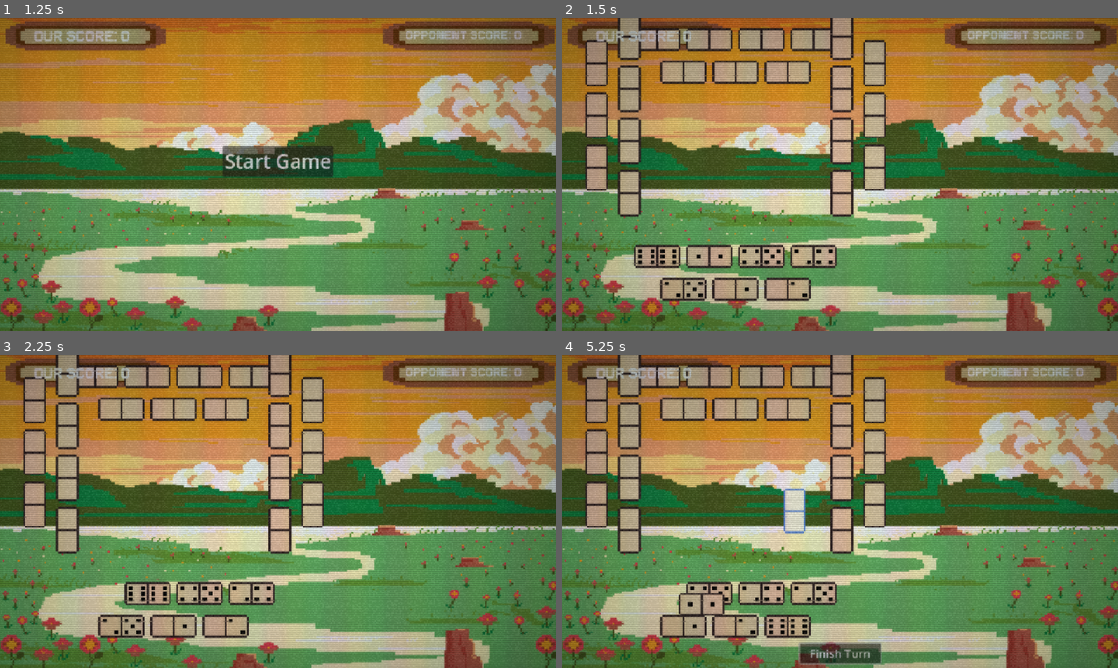
Above: before the commit, frames 1-4 (two rows, left to right).
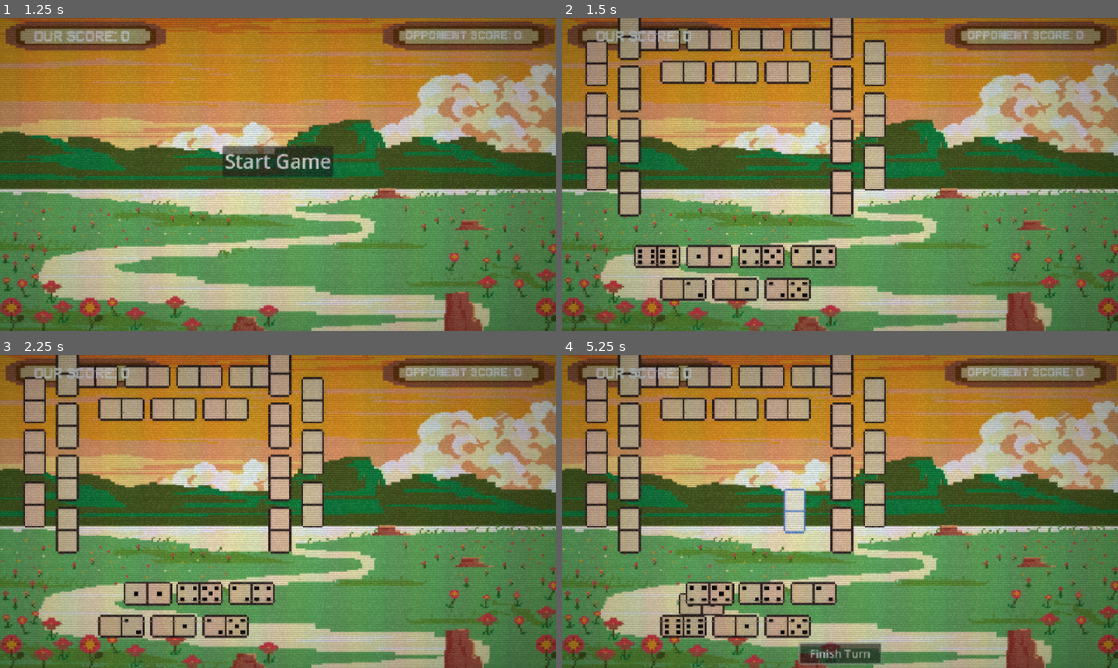
Above: after the commit, the same moments.

Repository: justin23bohrer/42
Game: Godot game, scene res://scenes/main.tscn
Same seed, same stepped clock (60 frames per second), same inputs: the game is played once before the commit and once after it.
Inputs (mouse positions are in pixels of both pictures, inside the frame that each line leads up to):
- Up to frame 1 (1.25 s): click "Start Game" at 0.5 s
- Up to frame 2 (1.5 s): click "Start Game" at 1.25 s
- Up to frame 3 (2.25 s): drag from (94, 592) to (250, 592) at 2.02 s
- Up to frame 4 (5.25 s): click "Finish Turn" at 2.75 s; click "Finish Turn" at 3.5 s; click "Finish Turn" at 4.25 s; tap Enter at 5 s; drag from (656, 592) to (789, 627) at 5.02 s

Frame 1 is identical in both runs. In frame 2, 0.1% of the frame differs, in the area x 18-45%, y 84-90%; in frame 3, 0.5%; in frame 4, 0.6%, in the area x 18-49%, y 72-90%.

Commit message:
visuals for scoring

Diff:
--- a/scenes/42_game.tscn
+++ b/scenes/42_game.tscn
@@ -147,7 +147,7 @@
 
 [node name="dominoSlot" parent="." instance=ExtResource("2_cy4qi")]
 visible = false
-position = Vector2(526, 263)
+position = Vector2(740, 360)
 rotation = 1.5708
 script = ExtResource("3_kpsxb")
 
@@ -219,5 +219,20 @@
 theme_override_font_sizes/font_size = 45
 text = "Start Game"
 
+[node name="runThroughDoms" type="Timer" parent="."]
+wait_time = 0.5
+
+[node name="plusOne" type="Label" parent="."]
+visible = false
+offset_left = 804.0
+offset_top = 339.0
+offset_right = 844.0
+offset_bottom = 362.0
+scale = Vector2(2, 2)
+theme_override_colors/font_color = Color(1, 1, 1, 1)
+theme_override_fonts/font = ExtResource("9_gaopx")
+theme_override_font_sizes/font_size = 31
+text = "+1"
+
 [connection signal="pressed" from="subDom" to="gameManager" method="_on_sub_dom_pressed"]
 [connection signal="pressed" from="startGame" to="gameManager" method="_on_start_game_pressed"]
--- a/scenes/domino.tscn
+++ b/scenes/domino.tscn
@@ -1,7 +1,8 @@
-[gd_scene load_steps=4 format=3 uid="uid://c8kjicutsl3ql"]
+[gd_scene load_steps=5 format=3 uid="uid://c8kjicutsl3ql"]
 
 [ext_resource type="Script" path="res://scripts/domino.gd" id="1_7bbmw"]
 [ext_resource type="Texture2D" uid="uid://b37gpd3xe8ige" path="res://assets/dominos/blanks.png" id="1_45hy6"]
+[ext_resource type="FontFile" uid="uid://cxxfk50w5chw3" path="res://assets/font/Pixeboy-z8XGD.ttf" id="3_ngiuv"]
 
 [sub_resource type="RectangleShape2D" id="RectangleShape2D_uwevp"]
 size = Vector2(103, 49)
@@ -9,12 +10,36 @@
 [node name="domino" type="Node2D"]
 script = ExtResource("1_7bbmw")
 
-[node name="Sprite2D" type="Sprite2D" parent="."]
+[node name="normalDom" type="Sprite2D" parent="."]
 position = Vector2(3.8147e-06, -3.8147e-06)
 scale = Vector2(4.63, 4.375)
 texture = ExtResource("1_45hy6")
 region_enabled = true
 region_rect = Rect2(0, 0, 25.3107, 16)
+
+[node name="doneDom" type="Sprite2D" parent="."]
+visible = false
+position = Vector2(3.8147e-06, -3.8147e-06)
+scale = Vector2(6, 5.67)
+texture = ExtResource("1_45hy6")
+region_enabled = true
+region_rect = Rect2(0, 0, 25.3107, 16)
+
+[node name="winningDom" type="Sprite2D" parent="."]
+visible = false
+position = Vector2(3.8147e-06, -3.8147e-06)
+scale = Vector2(6, 5.67)
+texture = ExtResource("1_45hy6")
+region_enabled = true
+region_rect = Rect2(161, 2, 23, 12)
+
+[node name="redDom" type="Sprite2D" parent="."]
+visible = false
+position = Vector2(3.8147e-06, -3.8147e-06)
+scale = Vector2(6, 5.67)
+texture = ExtResource("1_45hy6")
+region_enabled = true
+region_rect = Rect2(224.621, 1.60787, 23.6608, 12.6499)
 
 [node name="Area2D" type="Area2D" parent="."]
 
@@ -33,5 +58,34 @@
 offset_right = 48.0
 offset_bottom = 22.0
 
+[node name="Timer" type="Timer" parent="."]
+wait_time = 0.326
+
+[node name="five" type="Label" parent="."]
+visible = false
+offset_left = -125.0
+offset_top = 37.0
+offset_right = -85.0
+offset_bottom = 60.0
+rotation = 4.71239
+scale = Vector2(2, 2)
+theme_override_colors/font_color = Color(1, 0, 0, 1)
+theme_override_fonts/font = ExtResource("3_ngiuv")
+theme_override_font_sizes/font_size = 31
+text = "+5"
+
+[node name="ten" type="Label" parent="."]
+visible = false
+offset_left = -127.0
+offset_top = 46.0
+offset_right = -83.0
+offset_bottom = 69.0
+rotation = 4.71239
+scale = Vector2(2, 2)
+theme_override_colors/font_color = Color(1, 0, 0, 1)
+theme_override_fonts/font = ExtResource("3_ngiuv")
+theme_override_font_sizes/font_size = 31
+text = "+10"
+
 [connection signal="mouse_entered" from="Area2D" to="." method="_on_area_2d_mouse_entered"]
 [connection signal="mouse_exited" from="Area2D" to="." method="_on_area_2d_mouse_exited"]
--- a/scripts/domino.gd
+++ b/scripts/domino.gd
@@ -5,6 +5,7 @@
 
 var is_locked = false
 var starting_position
+var in_slot = false
 
 var left_value: int = 0
 var right_value: int = 0
@@ -60,5 +61,32 @@
 func _on_area_2d_mouse_exited() -> void:
 	emit_signal("hovered_off", self)
 
-func multiple_of_five_animation():
-	pass
+func multiple_of_five_animation(num):
+	$normalDom.visible = false
+	$redDom.visible = true
+	if num == 5:
+		$five.visible = true
+	if num == 10:
+		$ten.visible = true
+	$Timer.start()
+	await $Timer.timeout
+	$normalDom.visible = true
+	$redDom.visible = false
+	$five.visible = false
+	$ten.visible = false
+
+func done_dom_animation():
+	$normalDom.visible = false
+	$doneDom.visible = true
+	$Timer.start()
+	await $Timer.timeout
+	$normalDom.visible = true
+	$doneDom.visible = false
+
+func winning_dom_animation():
+	$normalDom.visible = false
+	$winningDom.visible = true
+	$Timer.start()
+	await $Timer.timeout
+	$normalDom.visible = true
+	$winningDom.visible = false
--- a/scripts/domino_manager.gd
+++ b/scripts/domino_manager.gd
@@ -40,30 +40,55 @@
 				finish_drag()
 
 func start_drag(domino):
-	if domino.is_locked:
-		return
+	# If domino is in slot, unlock and clear it from slot
+	if domino.in_slot:
+		var slot = get_node("../dominoSlot")
+		slot.domino_in_slot = false
+		slot.domino = null
+		slot.get_node("Area2D/CollisionShape2D").disabled = false
+		domino.in_slot = false
+		domino.is_locked = false
+
 	domino_being_dragged = domino
 	domino.scale = Vector2(1, 1)
 	domino.z_index = Z_INDEX_DRAGGED
 
+	highlight_domino(domino, false)
+	is_hovering_on_domino = false
+
 
 func finish_drag():
-	if domino_being_dragged:
-		domino_being_dragged.scale = Vector2(1.05, 1.05)
-		var domino_slot_found = raycast_check_for_domino_slot()
+	if not domino_being_dragged:
+		return
 
-		if domino_slot_found and not domino_slot_found.domino_in_slot:
-			player_hand_reference.remove_domino_from_hand(domino_being_dragged)
-			domino_being_dragged.position = domino_slot_found.position
-			domino_slot_found.get_node("Area2D/CollisionShape2D").disabled = true
-			domino_slot_found.domino_in_slot = true
-			domino_slot_found.domino = domino_being_dragged
-			domino_being_dragged.is_locked = true
-		else:
-			# Domino dropped back in hand
-			player_hand_reference.add_domino_to_hand(domino_being_dragged)
+	domino_being_dragged.scale = Vector2(1.05, 1.05)
+	var domino_slot_found = raycast_check_for_domino_slot()
 
-		domino_being_dragged = null
+	if domino_slot_found and not domino_slot_found.domino_in_slot:
+		# Dropping domino into empty slot
+		player_hand_reference.remove_domino_from_hand(domino_being_dragged)
+		domino_being_dragged.position = domino_slot_found.position
+		domino_slot_found.get_node("Area2D/CollisionShape2D").disabled = true
+		domino_slot_found.domino_in_slot = true
+		domino_slot_found.domino = domino_being_dragged
+		domino_being_dragged.is_locked = true
+		domino_being_dragged.in_slot = true
+	else:
+		# Dropping domino back into hand
+		if domino_being_dragged.in_slot:
+			# Clear the slot it was in
+			var slot = get_node("../dominoSlot")
+			slot.domino_in_slot = false
+			slot.domino = null
+			slot.get_node("Area2D/CollisionShape2D").disabled = false
+
+		domino_being_dragged.is_locked = false
+		domino_being_dragged.in_slot = false
+		player_hand_reference.add_domino_to_hand(domino_being_dragged)
+		player_hand_reference.update_hand_position()  # rearrange hand visually
+
+	domino_being_dragged.z_index = Z_INDEX_NORMAL
+	domino_being_dragged = null
 
 func connect_domino_signals(domino):
 	domino.connect("hovered", on_hovered_over_domino)
@@ -100,7 +125,8 @@
 	var result = space_state.intersect_point(parameters)
 	if result.size() > 0:
 		var top_domino = get_domino_with_highest_z_index(result)
-		if top_domino and not top_domino.is_locked:
+		# Allow dragging locked dominos if they are in the slot
+		if top_domino and (not top_domino.is_locked or top_domino.in_slot):
 			return top_domino
 	return null
 
--- a/scripts/game_manager.gd
+++ b/scripts/game_manager.gd
@@ -246,6 +246,29 @@
 		_: return Vector2(0, 0)  # fallback
 
 func animate_dominos_to_winner() -> void:
+	for dom in dominosInMiddle:
+		if dom == get_winning_domino():
+			dom.winning_dom_animation()
+	$"../runThroughDoms".start()
+	await $"../runThroughDoms".timeout
+	for dom in dominosInMiddle:
+		dom.done_dom_animation()
+		$"../plusOne".visible = true
+	$"../runThroughDoms".start()
+	await $"../runThroughDoms".timeout
+	$"../plusOne".visible = false
+	for dom in dominosInMiddle:
+		var sum = dom.left_value + dom.right_value
+		$"../runThroughDoms".start()
+		await $"../runThroughDoms".timeout
+		# Only the winning domino gets the multiple_of_five_animation if divisible by 5
+		if sum % 5 == 0 and sum != 0:
+			dom.multiple_of_five_animation(sum)
+
+
+	$"../Timer".start()
+	await $"../Timer".timeout
+
 	var target_pos = get_player_position(winning_player)
 
 	for dom in dominosInMiddle:
@@ -259,3 +282,10 @@
 	for dom in dominosInMiddle:
 		dom.queue_free()
 	dominosInMiddle = []
+
+func get_winning_domino() -> Node:
+	var winning_dom_values = domsThatTurn[winning_player][0]
+	for dom in dominosInMiddle:
+		if (dom.left_value == winning_dom_values[0] and dom.right_value == winning_dom_values[1]) or (dom.left_value == winning_dom_values[1] and dom.right_value == winning_dom_values[0]):
+			return dom
+	return null
--- a/scripts/player_hand.gd
+++ b/scripts/player_hand.gd
@@ -26,7 +26,8 @@
 	if domino in player_hand:
 		player_hand.erase(domino)
 
-	var insert_index = get_insert_index(domino.position.x)
+	# Use domino position x and y to get insert index correctly for row
+	var insert_index = get_insert_index(domino.position.x, domino.position.y)
 	player_hand.insert(insert_index, domino)
 	update_hand_position()
 
@@ -64,8 +65,20 @@
 		player_hand.erase(domino)
 		update_hand_position()
 
-func get_insert_index(x_pos: float) -> int:
-	for i in range(player_hand.size()):
-		if x_pos < player_hand[i].position.x:
+func get_insert_index(drop_x: float, drop_y: float) -> int:
+	if player_hand.size() == 0:
+		return 0
+
+	var row = 0 if drop_y < HAND_Y_POSITION + 40 else 1
+	var start_index = 0 if row == 0 else 4
+	var end_index = 4 if row == 0 else player_hand.size()
+
+	# Clamp start_index and end_index to valid range
+	start_index = clamp(start_index, 0, player_hand.size())
+	end_index = clamp(end_index, 0, player_hand.size())
+
+	for i in range(start_index, end_index):
+		if drop_x < player_hand[i].position.x:
 			return i
-	return player_hand.size()
+
+	return end_index
